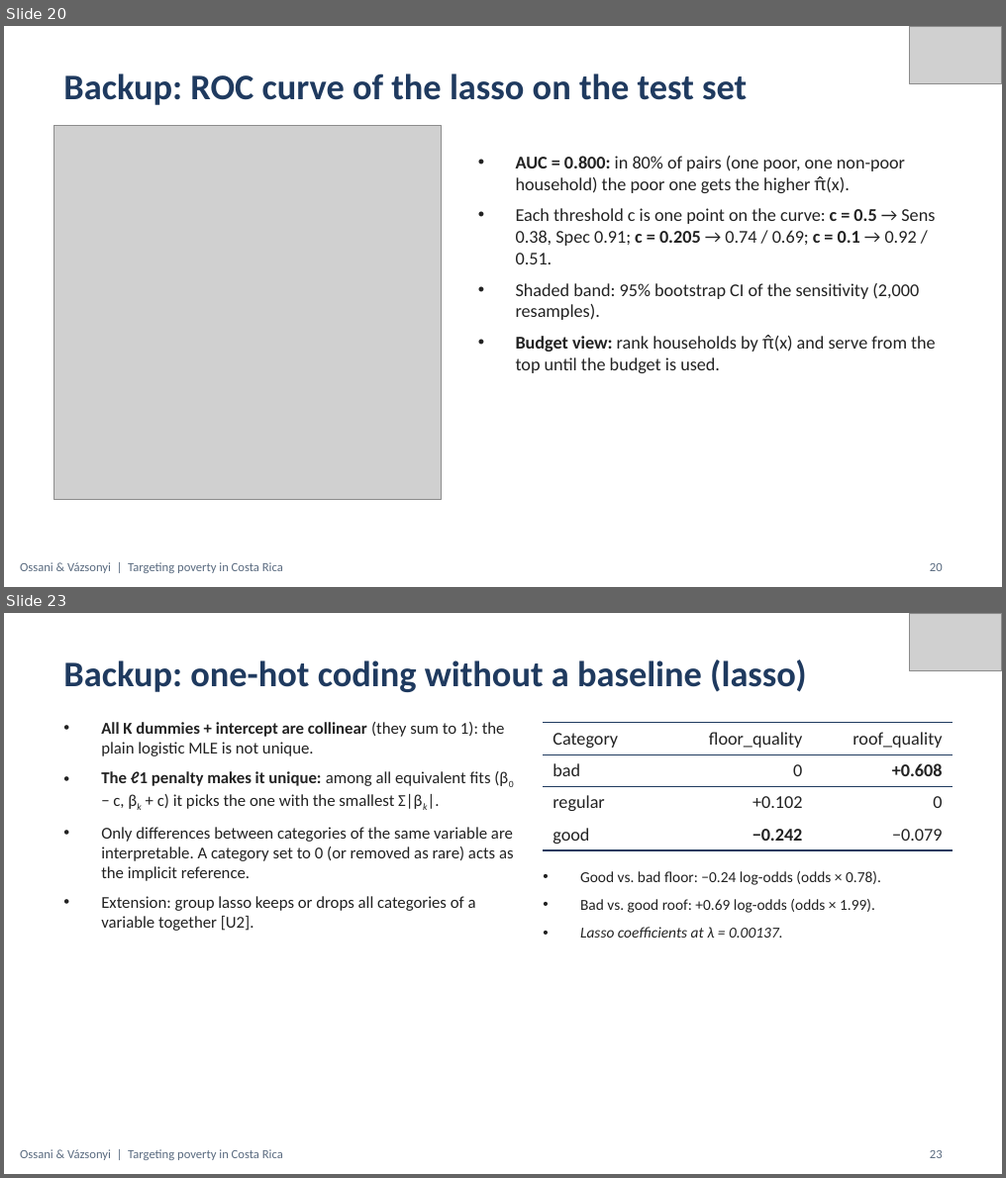
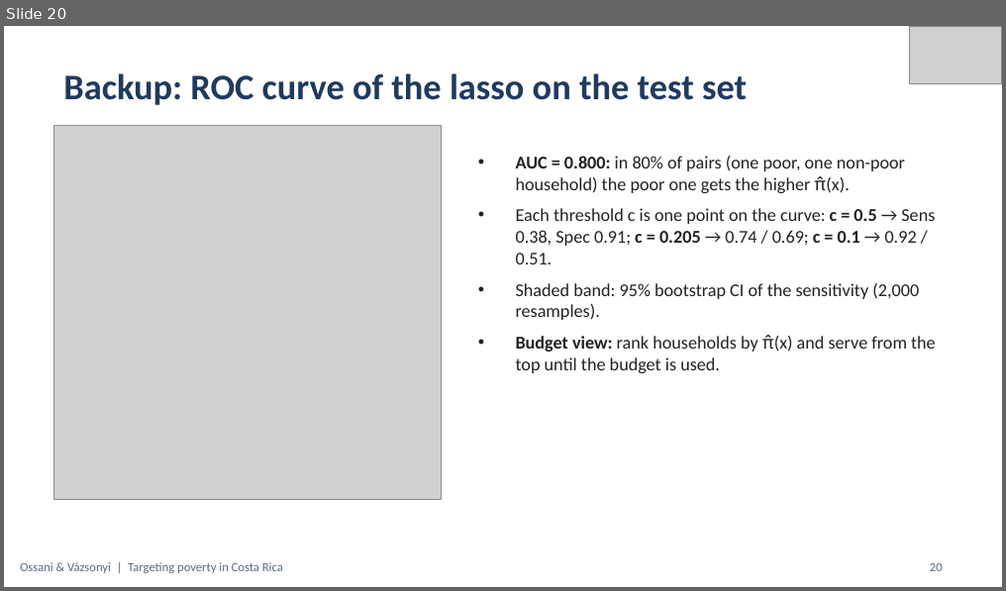
Before and after one commit to hermann-ossani/Poverty-predictor, a slide deck: costa_rica_poverty_slides_v2.pptx. Shown one above the other, each under a label of ours: slides 20 and 23 before the commit, slide 20 after it; the slides between them are not shown. The pictures are 1006x1178 and 1006x591 pixels, drawn with LibreOffice and Linux fonts; fonts in the diff are those of the drawing; grey boxes stand for pictures. Boxes give left, top, right and bottom in pixels: in the first picture for what was removed or moved away, otherwise in the second. Text is boxed around its words. In the diff, an @@ line names an element or a change of style, - is before the commit and + after.

```diff
--- a/costa_rica_poverty_slides_v2.pptx
+++ b/costa_rica_poverty_slides_v2.pptx
@@ slide 23 removed at <box>4,613,1002,1174</box>, background #FFFFFF; not listed: 1 template element that a slide beside it also shows @@
@@ picture removed at <box>909,613,1002,670</box> @@
@@ title removed at <box>63,660,807,692</box> @@
-Backup: one-hot coding without a baseline (lasso)
@@ text removed at <box>101,722,514,931</box> @@
-• All K dummies + intercept are collinear (they sum to 1): the plain logistic MLE is not unique.
-• The ℓ1 penalty makes it unique: among all equivalent fits (β0 − c, βk + c) it picks the one with the smallest Σ|βk|.
-• Only differences between categories of the same variable are interpretable. A category set to 0 (or removed as rare) acts as the implicit reference.
-• Extension: group lasso keeps or drops all categories of a variable together [U2].
@@ table removed at <box>543,723,952,848</box>, 4 rows, 3 columns @@
-Category | floor_quality | roof_quality
-bad | 0 | +0.608
-regular | +0.102 | 0
-good | −0.242 | −0.079
@@ text removed at <box>580,871,881,938</box> @@
-• Good vs. bad floor: −0.24 log-odds (odds × 0.78).
-• Bad vs. good roof: +0.69 log-odds (odds × 1.99).
-• Lasso coefficients at λ = 0.00137.
@@ page number removed at <box>930,1151,943,1158</box> @@
-23
```
Also in this commit, not shown: 4 slides changed, 1 other slide removed, 2 other files.
